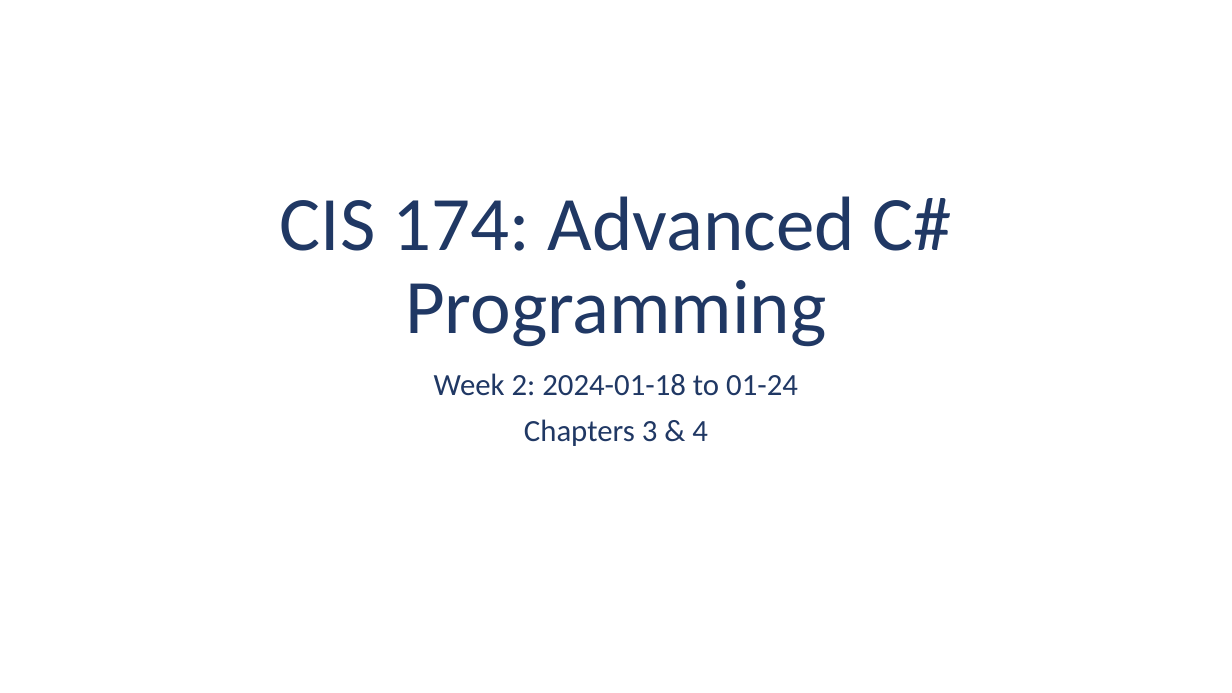
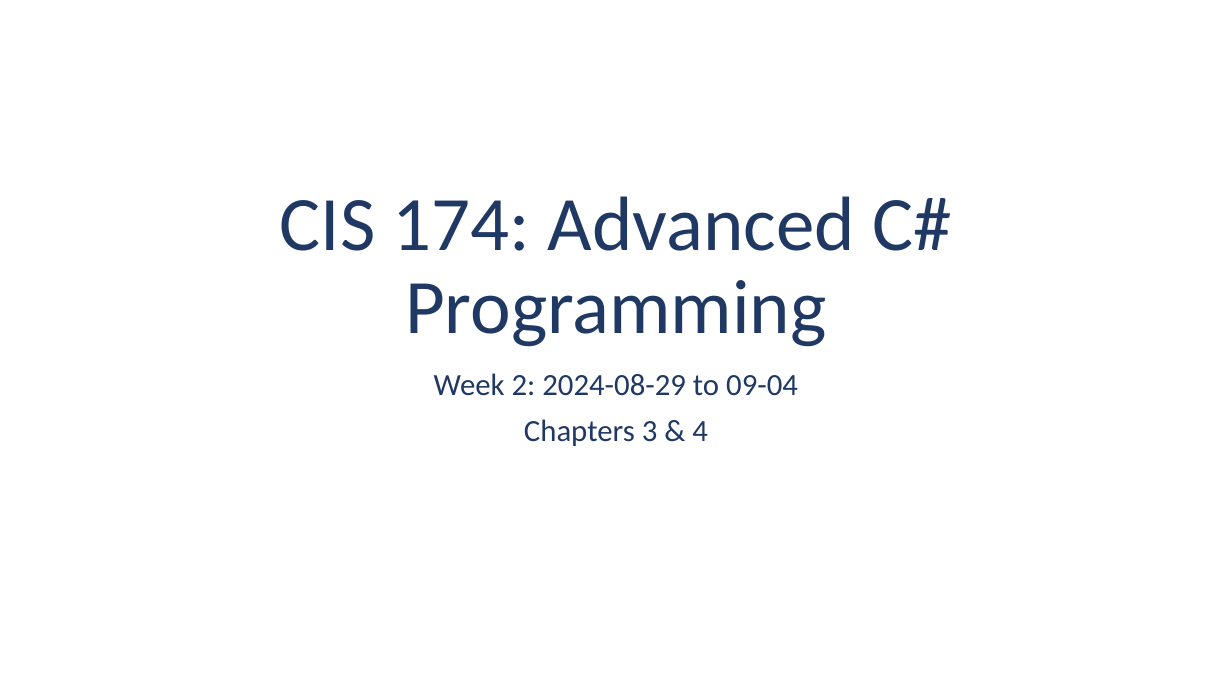
Before and after one commit to ehennis/CIS174, a slide deck: slide 1 of 2024-FALL/Week02.pptx. Drawn at 1232x693 pixels with LibreOffice and Linux fonts; fonts in the diff are those of the drawing. Boxes give left, top, right and bottom in pixels: in the first picture for what was removed or moved away, otherwise in the second. Text is boxed around its words. In the diff, an @@ line names an element or a change of style, - is before the commit and + after.

```diff
--- a/2024-FALL/Week02.pptx
+++ b/2024-FALL/Week02.pptx
@@ subtitle at (x1=434, y1=373, x2=798, y2=396): text changed @@
-Week 2: 2024-01-18 to 01-24
+Week 2: 2024-08-29 to 09-04
```
Also in this commit, not shown: 1 other slide changed.
